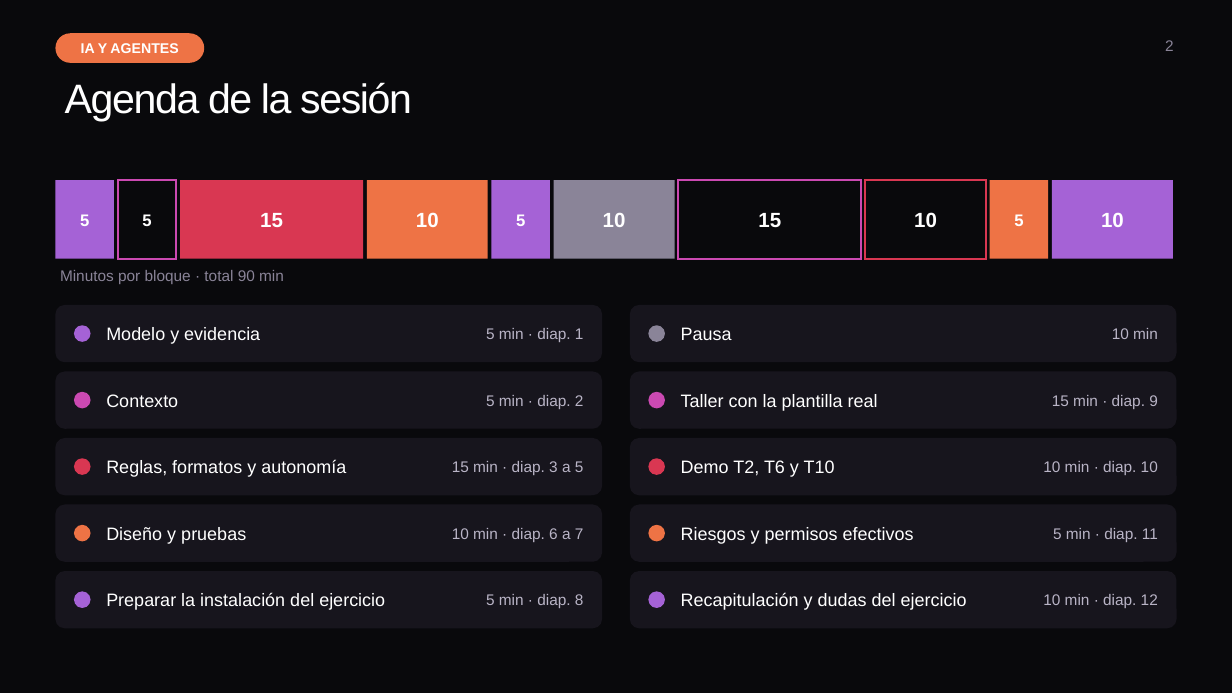
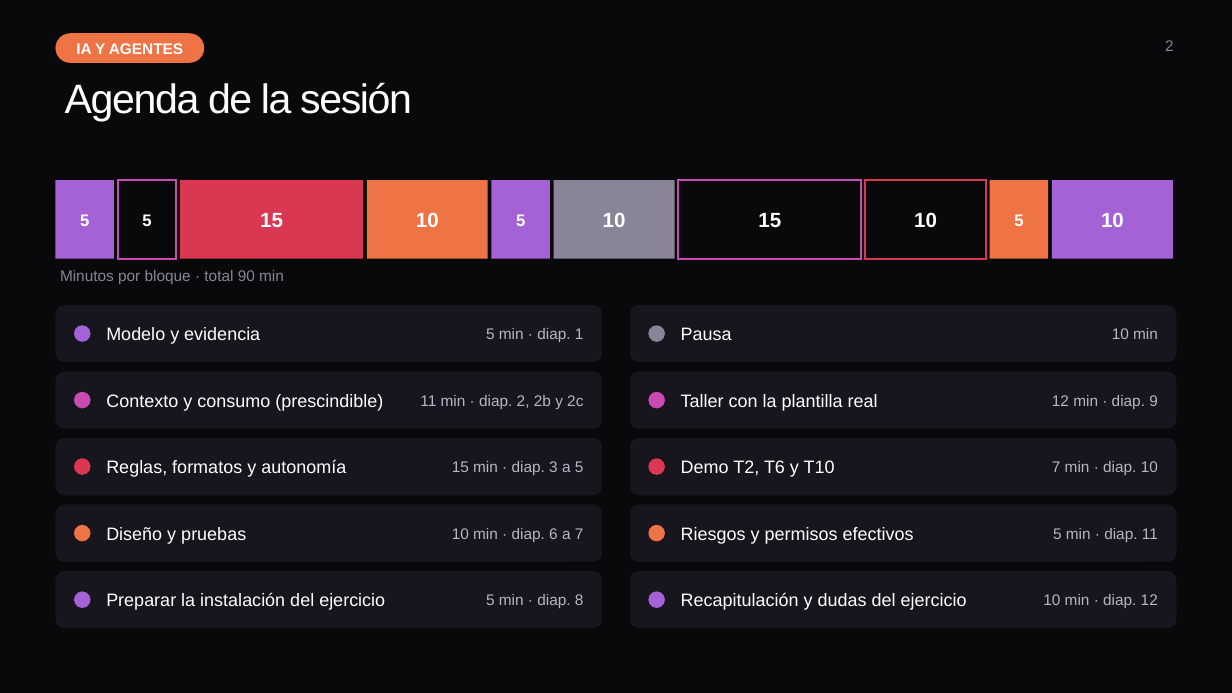
Before and after one commit to ybenzina/formacion-dotnet-junior, a slide deck: slide 2 of docs/masterclasses/masterclass-ai-agents.pptx. Drawn at 1232x693 pixels with LibreOffice and Linux fonts; fonts in the diff are those of the drawing. Boxes give left, top, right and bottom in pixels: in the first picture for what was removed or moved away, otherwise in the second. Text is boxed around its words. In the diff, an @@ line names an element or a change of style, - is before the commit and + after.

```diff
--- a/docs/masterclasses/masterclass-ai-agents.pptx
+++ b/docs/masterclasses/masterclass-ai-agents.pptx
@@ rounded rectangle "IA Y AGENTES" at (x1=55, y1=33, x2=204, y2=63): size 11 to 12 pt @@
@@ text at (x1=106, y1=394, x2=383, y2=411): text changed @@
-Contexto
+Contexto y consumo (prescindible)
@@ text at (x1=420, y1=395, x2=583, y2=409): text changed @@
-5 min · diap. 2
+11 min · diap. 2, 2b y 2c
@@ text at (x1=1052, y1=395, x2=1158, y2=409): text changed @@
-15 min · diap. 9
+12 min · diap. 9
@@ text at (x1=1052, y1=461, x2=1158, y2=475): text changed @@
-10 min · diap. 10
+7 min · diap. 10
```
Also in this commit, not shown: 2 other slides changed, 2 slides added, 1 other file.
